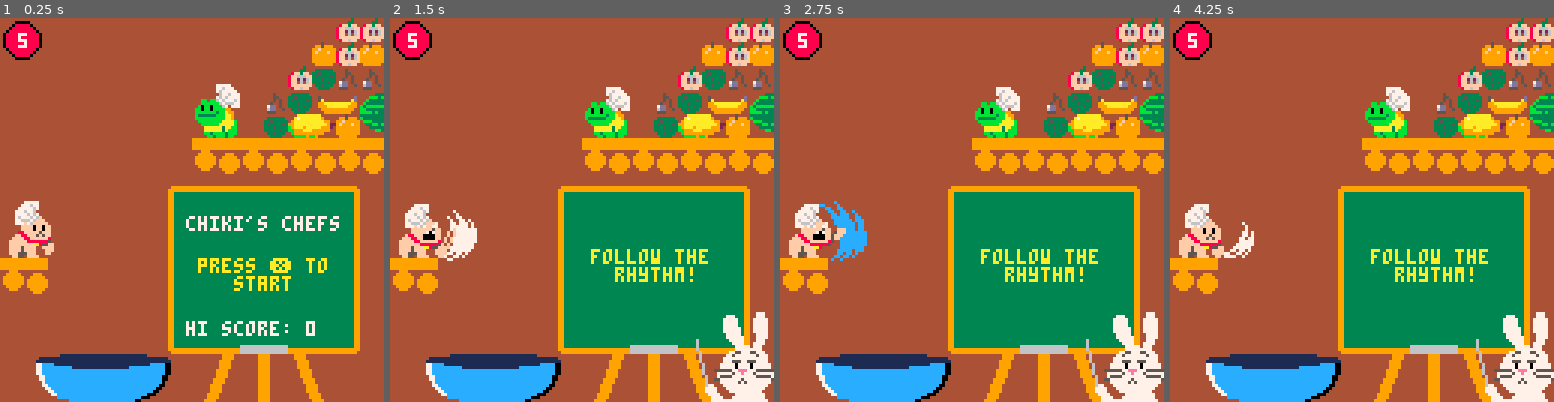
Above: before the commit, frames 1-4 (left to right).
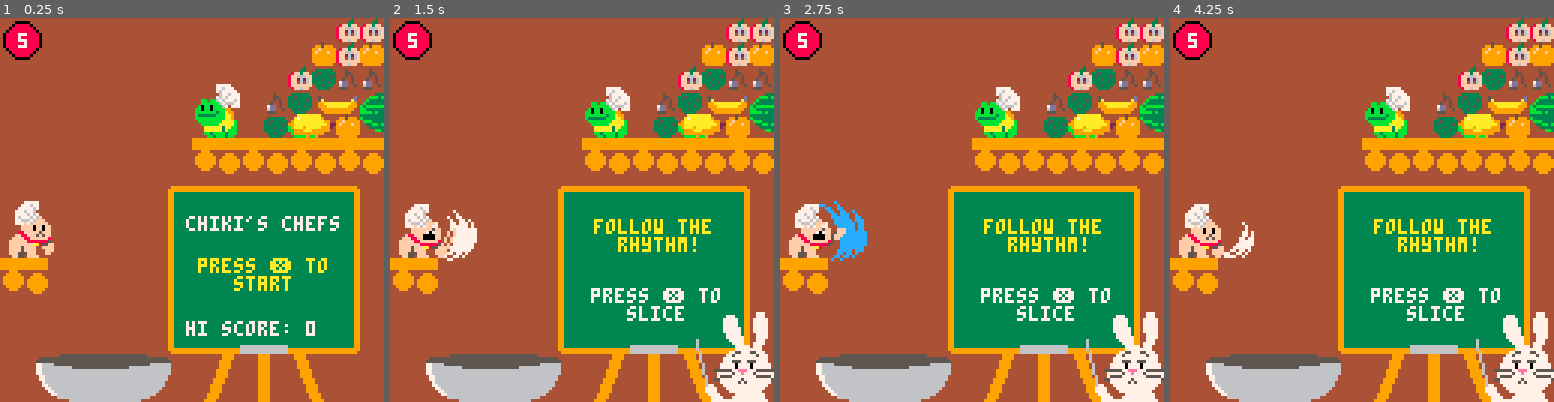
Above: after the commit, the same moments.

Repository: 7thbeatgames/chikis-chefs
Game: PICO-8 cartridge chikischefs.p8
Two runs of this game, one before a commit and one after it. Both use one fixed random seed, a clock stepped at 60 frames per second and the inputs below.
Inputs:
- Up to frame 1 (0.25 s): no input
- Up to frame 2 (1.5 s): tap O (Z key) at 0.33, 0.7, 1.43 s; tap X (X key) at 1.07 s
- Up to frame 3 (2.75 s): hold Left 1.97-2.37 s; tap X (X key) at 2.07, 2.4, 2.73 s; tap O (Z key) at 2.22 s; hold Down from 2.42 s (still down)
- Up to frame 4 (4.25 s): release Down at 2.82 s; hold Right 2.87-3.53 s; tap X (X key) every 0.33 s from 3.07 to 4.07 s; tap O (Z key) at 3.1, 3.98 s; hold Up 3.58-4.08 s; hold Right from 4.13 s (still down)

The runs differ from the first frame. In frame 1, 3.7% of the frame differs, in the area x 9-45%, y 87-100%; in frame 2, 6.3%, in the area x 9-86%, y 52-100%; in frame 3, 6.3%; in frame 4, 6.3%.

Commit message:
bowl colors per level, slices stay in bowl

Diff:
--- a/chikischefs.p8
+++ b/chikischefs.p8
@@ -95,6 +95,8 @@
 
 lives = maxlives
 
+currentfruits = {fruits.grape} --starting fruits
+
 end
 
 function reset()
@@ -229,7 +231,7 @@
 		printh("misses: " .. misses)
 		if misses >= maxlives then
 			printh("gameover")
-			if level == 3 then
+			if current_level == 3 then
 				won = true
 			else
 				gameover = true
@@ -465,7 +467,7 @@
 	if gameover == true then
 		print("game over!", 68,66, 7)
 		print("press ❎ to\n  restart", 66,80, 10)
-		print("hi score: " .. dget(0), 62, 101, 7)
+		print("score: " .. perfect_rounds_count, 62, 101, 7)
 	end
 
 	if won == true then
@@ -493,7 +495,8 @@
 	-- draw score
 	if playing == true and gameover == false then
 		if round == 0 then
-			print("follow the\n  rhythm!", 67, 77, 10)
+			print("follow the\n  rhythm!", 68, 67, 10)
+			print("press ❎ to\n   slice", 67, 90, 7)
 		else
 			print("score: " .. perfect_rounds_count, 62, 101, 7)
 		end
@@ -554,7 +557,11 @@
 	-- bowl back
 	xbowl = 10
 	ybowl = 128 - 2 * 8
-	ovalfill(xbowl + 2, ybowl, xbowl + 6 * 8 - 2, ybowl + 4, 1)
+	bowlcolor = 5
+	if current_level == 2 then bowlcolor = 14 end
+	if current_level == 3 then bowlcolor = 2 end
+	if current_level >= 4 then bowlcolor = 1 end
+	ovalfill(xbowl + 2, ybowl, xbowl + 6 * 8 - 2, ybowl + 4, bowlcolor)
 
 	-- fruits
 	drawfruits()
@@ -564,7 +571,13 @@
 
 	-- bowl front
 	altrender(true)
+	bowlcolor = 6
+	if current_level == 2 then bowlcolor = 15 end
+	if current_level == 3 then bowlcolor = 8 end
+	if current_level >= 4 then bowlcolor = 12 end
+	pal(12, bowlcolor)
 	spr(80, xbowl, ybowl, 6, 2)
+	pal(12, 12)
 	altrender(false)
 
 	-- rabbit
@@ -675,7 +688,8 @@
 		y = f.y,
 		sprite = f.data.slicesprite,
 		w = f.data.slicesize.x,
-		h = f.data.slicesize.y
+		h = f.data.slicesize.y,
+		ymax = 110 + rnd(7)
 	}
 	add(slices, s)
 	--printh("spr " .. f.data.slicesprite)
@@ -685,7 +699,7 @@
 function updateslices()
 	for i = 1, #slices do
 		s = slices[i]
-		s.y = s.y + 2
+		s.y = min(s.y + 2, s.ymax)
 	end
 end
 
@@ -969,6 +983,7 @@
 		round+=1
 		--check if we're in for a new level
 		level = (round-1)\8+1 --round 1-8 is level 1, 9-16 is level 2,  etc
+		current_level = level
 		local is_new_level = false
 
 		local is_new_basket = stat(54) % 8 == 0 --[12][34][56][78] if we are on the 8
@@ -991,6 +1006,7 @@
 			else
 				printh("new level!")
 				is_new_level = true
+				slices = {}
 				prev_level = level
 				newfruit = add_new_fruit(level)
 
@@ -1392,7 +1408,7 @@
 	},
 }
 
-currentfruits = {fruits.grape} --starting fruits
+
 fruitlevels = --repeated is to alter probabilities
 {
 	{fruits.orange,fruits.apple},
@@ -1455,19 +1471,19 @@
 22222222222222222222222222222222222222222222222200000000000000000000000000000000000050000000500000000000000000000000000000000000
 22222222222222222222222222222222222222222222222200000000000000000000000000000000099affa00affa99000700000000000070000000000000700
 2222222222222222222222222222222222222222222222220000000000000000000000000000000099af99faaf99fa9900070000077770070000000000007000
-2277cccc22222222222222222222222222222222ccccc002000000000000000000000000000000009f99f97ff79f99f900007000700007070000000000070000
-2277cccccccccc2222222222222222222cccccccccccc002000000000000000000000000000000009f99779ff97799f900000700700707077000700000700000
-2277ccccccccccccccccccccccccccccccccccccccccc002000000000000000000000000000000009a9f9f9ff9f9f9a900000077700077077007000077000000
-2277ccccccccccccccccccccccccccccccccccccccccc0020000000000000000000000000000000099af99faaf99fa9900000077700007777077000777000000
-22277ccccccccccccccccccccccccccccccccccccccc002200000000000000000000000000000000099aafa00afaa99000000007777777000770077770000000
-44477ccccccccccccccccccccccccccccccccccccccc004400000000000000000000000000000000000000000000000000000000777000000000777700000000
-44447ccccccccccccccccccccccccccccccccccccccc044400000000000000000000000000000000000000000000000000000000070000000000777700000000
-444477ccccccccccccccccccccccccccccccccccccc0044400000000000000000000000000000000000000000000000000000000700000000007000770007000
-4444477ccccccccccccccccccccccccccccccccccc00444400000000000000000000000000000000000000000000000000000007000000000007007070070000
-44444477ccccccccccccccccccccccccccccccccc004444400000000000000000000000000000000000000000000000000000777000000000007000070000000
-444444477cccccccccccccccccccccccccccccc00044444400000000000000000000000000000000000000000000000000000070000000000007000070000000
-444444444cccccccccccccccccccccccccccc0004444444400000000000000000000000000000000000000000000000000007777000000000000777700077000
-4444444444444cccccccccccccccccccccc004444444444400000000000000000000000000000000000000000000000000777770700000000000000000077770
+2277cccc22222222222222222222222222222222ccccccc2000000000000000000000000000000009f99f97ff79f99f900007000700007070000000000070000
+2277cccccccccc2222222222222222222cccccccccccccc2000000000000000000000000000000009f99779ff97799f900000700700707077000700000700000
+2277ccccccccccccccccccccccccccccccccccccccccccc2000000000000000000000000000000009a9f9f9ff9f9f9a900000077700077077007000077000000
+2277ccccccccccccccccccccccccccccccccccccccccccc20000000000000000000000000000000099af99faaf99fa9900000077700007777077000777000000
+22277ccccccccccccccccccccccccccccccccccccccccc2200000000000000000000000000000000099aafa00afaa99000000007777777000770077770000000
+44477ccccccccccccccccccccccccccccccccccccccccc4400000000000000000000000000000000000000000000000000000000777000000000777700000000
+44447cccccccccccccccccccccccccccccccccccccccc44400000000000000000000000000000000000000000000000000000000070000000000777700000000
+444477ccccccccccccccccccccccccccccccccccccccc44400000000000000000000000000000000000000000000000000000000700000000007000770007000
+4444477ccccccccccccccccccccccccccccccccccccc444400000000000000000000000000000000000000000000000000000007000000000007007070070000
+44444477ccccccccccccccccccccccccccccccccccc4444400000000000000000000000000000000000000000000000000000777000000000007000070000000
+444444477ccccccccccccccccccccccccccccccccc44444400000000000000000000000000000000000000000000000000000070000000000007000070000000
+444444444ccccccccccccccccccccccccccccccc4444444400000000000000000000000000000000000000000000000000007777000000000000777700077000
+4444444444444cccccccccccccccccccccccc4444444444400000000000000000000000000000000000000000000000000777770700000000000000000077770
 22222222222222222222222222222222222222222222222222222222222222222222222222222222222222220000000000070770700000000000000000070000
 22222f222f2222222222222222222222222222222222222222222222222222222222222222222222222222220000000000070000700000000000000000700000
 22222ff22ff2222222222f222f2222222222222222222f222f2222222222222222222f222f222222222222220000000000070077700000000000000007000000
